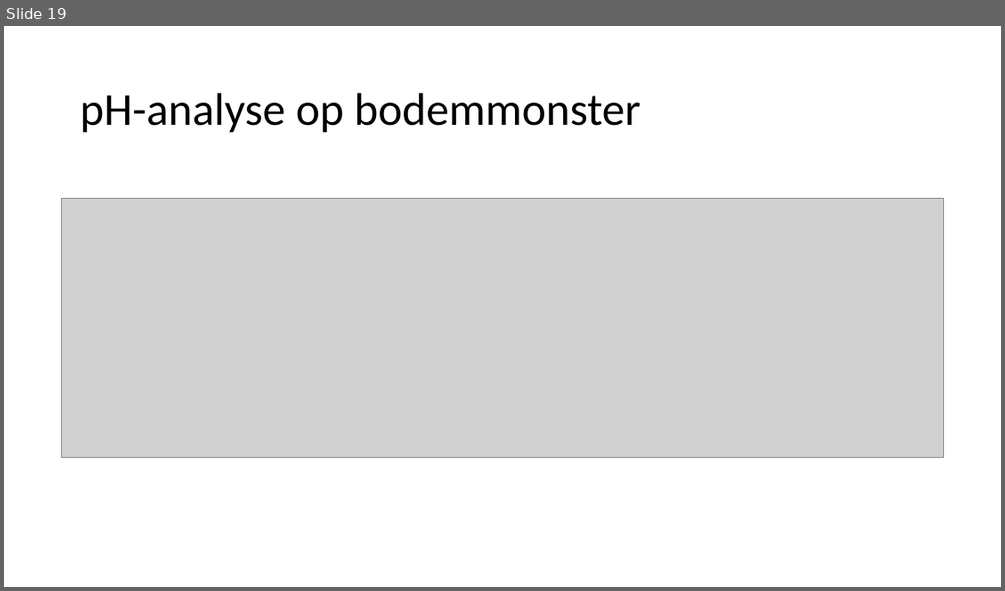
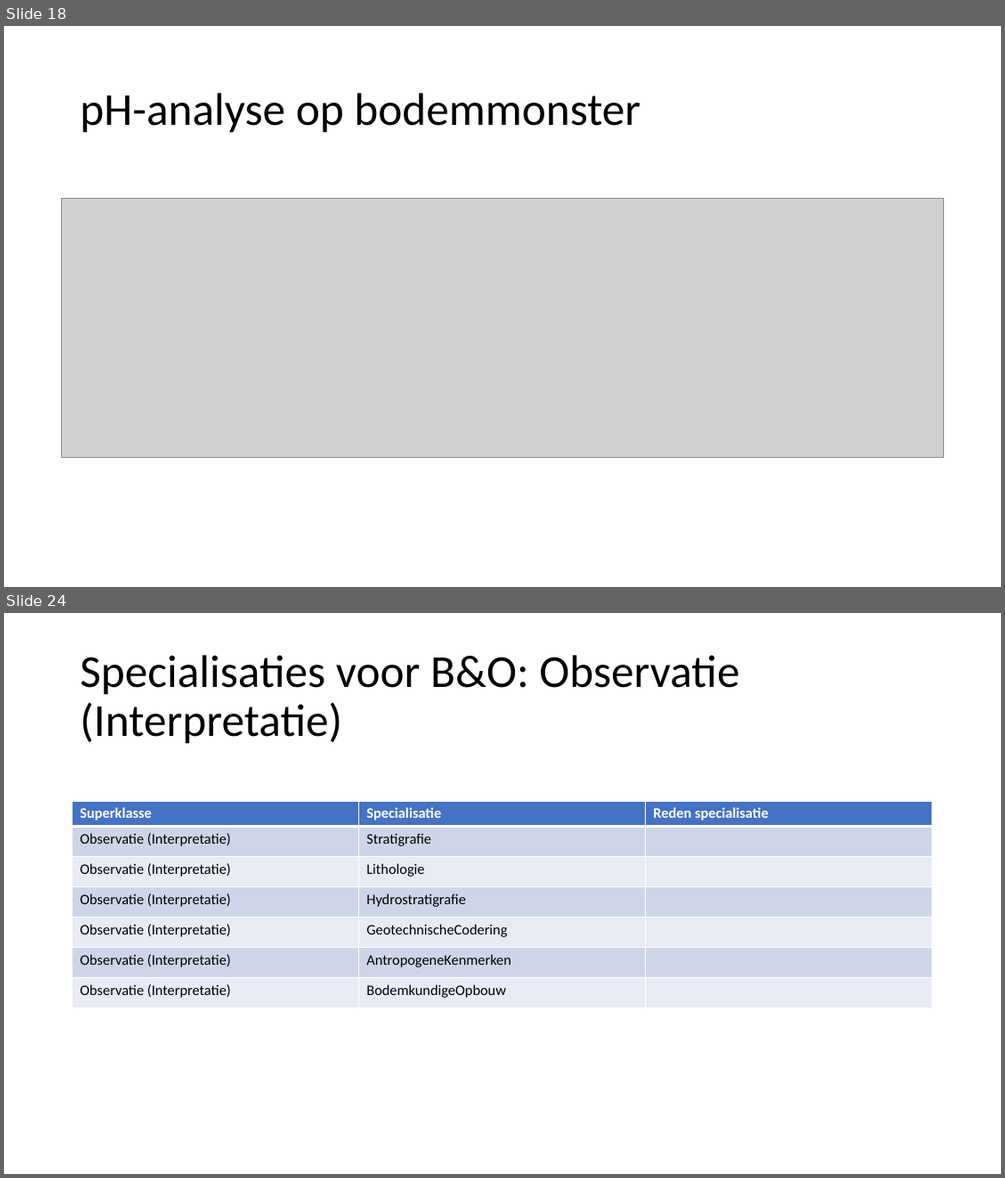
Before and after one commit to Informatievlaanderen/OSLOthema-bodemEnOndergrond, a slide deck: resources/consolidatie/WerkgroepConsolidatie20210531.pptx. Shown one above the other, each under a label of ours: slide 19 before the commit, slides 18 and 24 after it; the slides between them are not shown. The pictures are 1005x591 and 1005x1178 pixels, drawn with LibreOffice and Linux fonts; fonts in the diff are those of the drawing; grey boxes stand for pictures. Boxes give left, top, right and bottom in pixels: in the first picture for what was removed or moved away, otherwise in the second. Text is boxed around its words. In the diff, an @@ line names an element or a change of style, - is before the commit and + after.

```diff
--- a/resources/consolidatie/WerkgroepConsolidatie20210531.pptx
+++ b/resources/consolidatie/WerkgroepConsolidatie20210531.pptx
@@ slide 24 added at [4, 613, 1001, 1174], background #FFFFFF @@
@@ title added at [80, 655, 739, 744], 44 pt, text #000000 @@
+Specialisaties voor B&O: Observatie (Interpretatie)
@@ table added at [73, 801, 932, 1008], 7 rows, 3 columns @@
+Superklasse | Specialisatie | Reden specialisatie
+Observatie (Interpretatie) | Stratigrafie | 
+Observatie (Interpretatie) | Lithologie | 
+Observatie (Interpretatie) | Hydrostratigrafie | 
+Observatie (Interpretatie) | GeotechnischeCodering | 
+Observatie (Interpretatie) | AntropogeneKenmerken | 
+Observatie (Interpretatie) | BodemkundigeOpbouw | 
@@ what was slide 19 is now slide 18 @@
```
Also in this commit, not shown: 1 slide changed, 14 other slides added, 5 slides removed.
